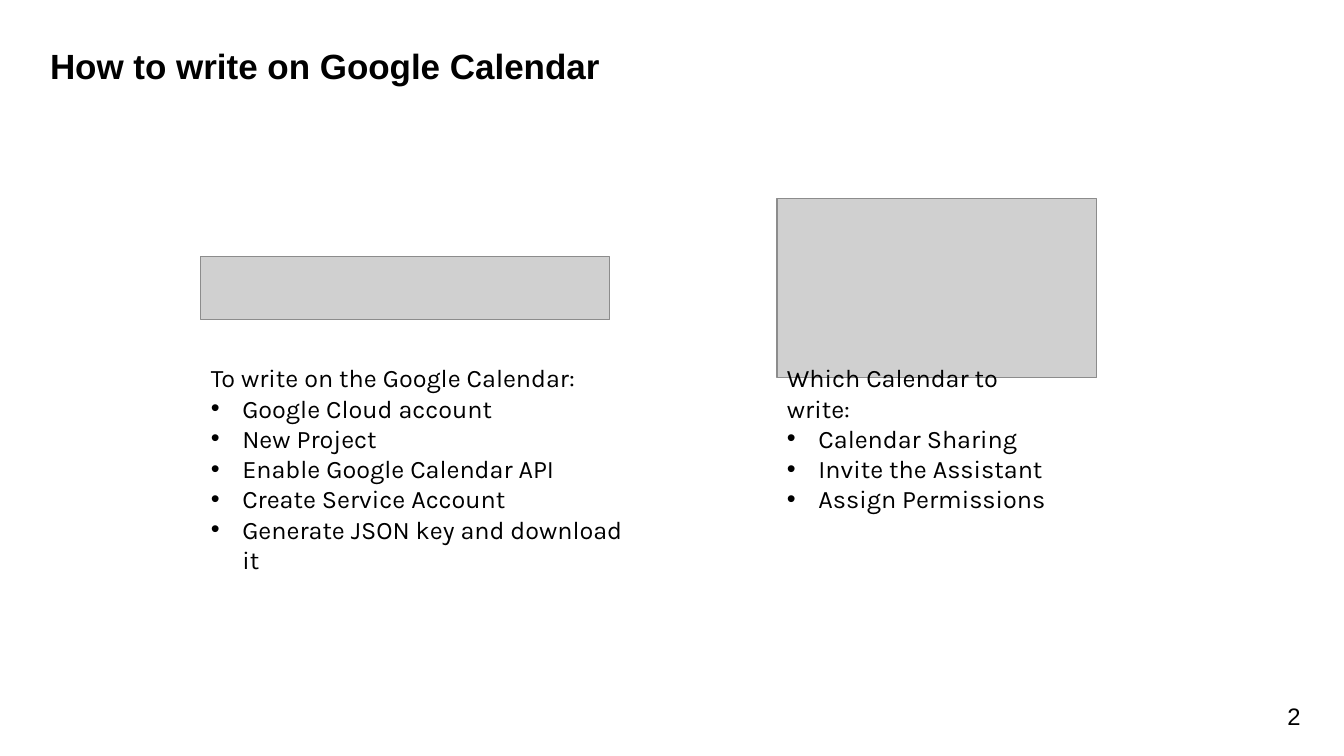
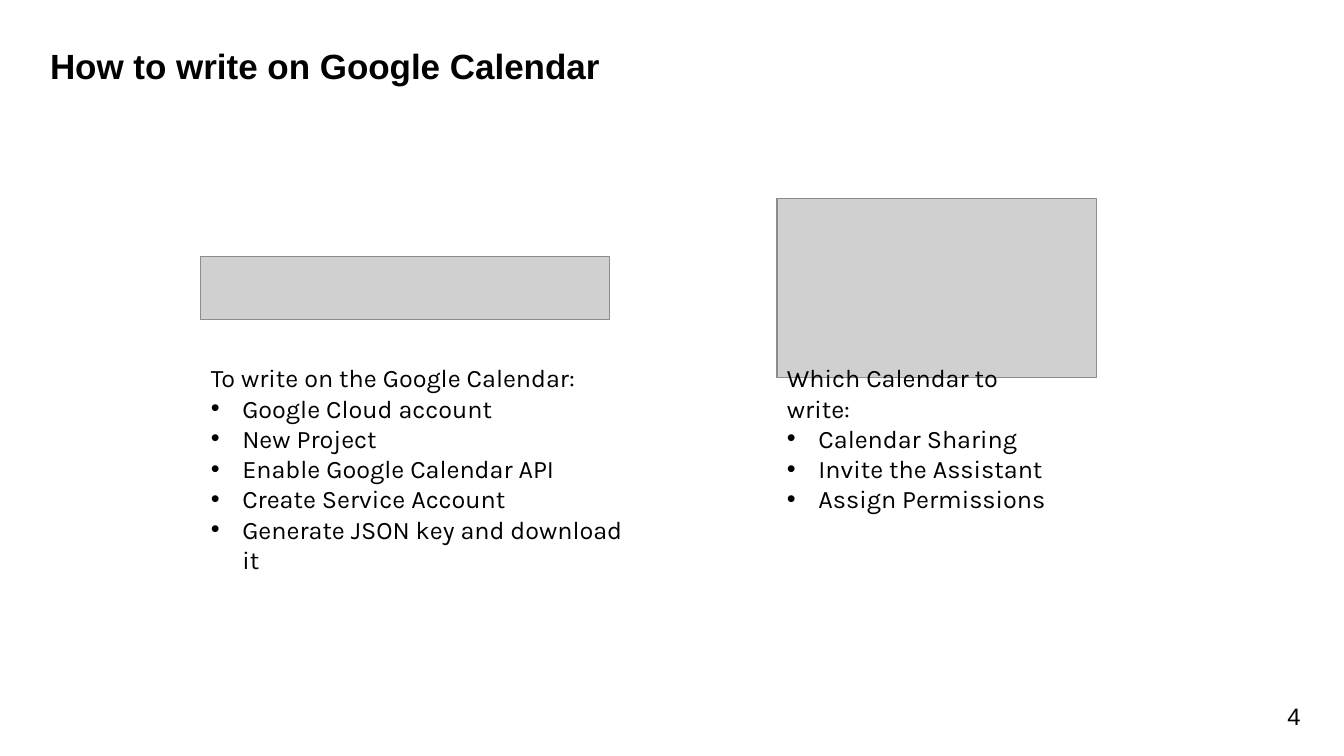
Before and after one commit to johnfriddo/university-tap-project, a slide deck: slide 6 of presentation.pptx. Drawn at 1344x756 pixels with LibreOffice and Linux fonts; fonts in the diff are those of the drawing; grey boxes stand for pictures. Boxes give left, top, right and bottom in pixels: in the first picture for what was removed or moved away, otherwise in the second. Text is boxed around its words. In the diff, an @@ line names an element or a change of style, - is before the commit and + after.

```diff
--- a/presentation.pptx
+++ b/presentation.pptx
@@ text at <box>1287,708,1300,725</box>: text changed @@
-2
+4
```
Also in this commit, not shown: 6 other slides changed, 1 other file.
